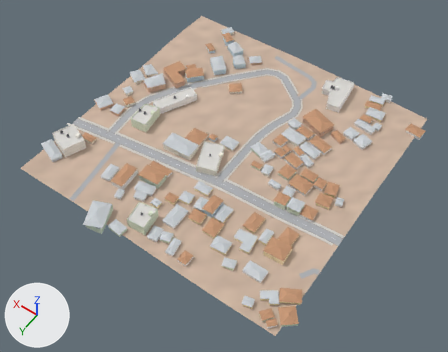
What one commit did to the glTF model city/hi/t_12_-3.glb.
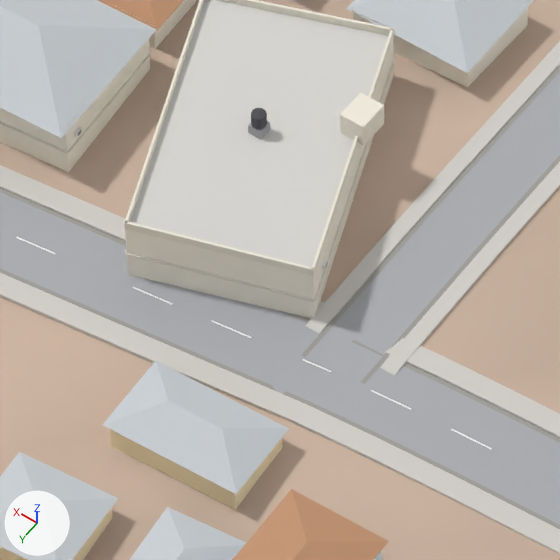
Old and new are each drawn whole from a camera (50 mm lens) standing at (2997.0, -344.0, 418.0) and looking at (3189.0, -614.0, -6.0) and again close up on the part from 41% to 54% of the width and 40% to 57% of the height. The lights are fixed; the arrows at lower left show +X, +Y and +Z. The last two pictures show the newer version. Vertices at exactly the same position are counted once.

In view in the first close-up: 'Buildings-col', 'Details', 'Roads-col', 'Sidewalks-col', 'Terrain-col'.
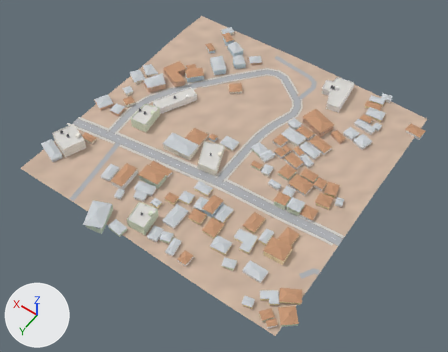
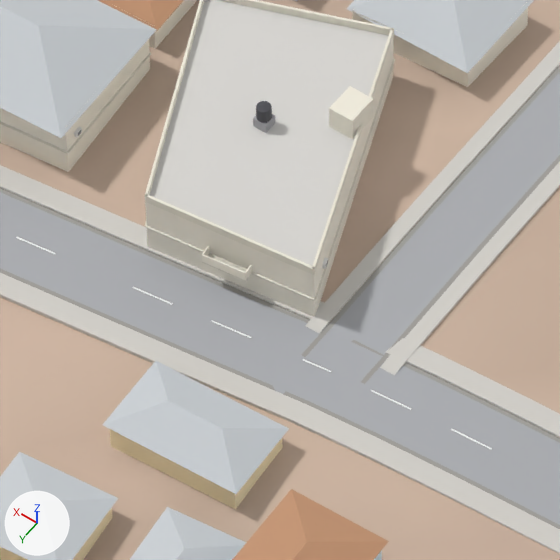
Location of each change, [x1, y1, x2, y2] in pixels of the close-ups (560 x 560 px; the box of a moved part takes in the faces that stretch with it):
```json
{"object": "Details", "change": "reshaped", "before": [0, 0, 395, 302], "after": [0, 0, 395, 301]}
{"part": 1, "of": "me_buildings_col", "change": "moved or reshaped", "before": [125, 0, 389, 317], "after": [145, 0, 389, 316]}
{"part": 2, "of": "me_details", "change": "moved or reshaped", "before": [340, 93, 384, 146], "after": [329, 86, 373, 139]}
{"part": 3, "of": "me_details", "change": "added", "after": [202, 246, 252, 282]}
{"part": 4, "of": "me_details", "change": "moved or reshaped", "before": [124, 0, 314, 302], "after": [145, 0, 328, 301]}
```

Edits to the scene script, one JSON object a line:
```json
{"block": "me_buildings_col", "where": "me_buildings_col.from_pydata(...)  # 1472 vertices, 1688 faces; spans x 3063.0..3332.0, y -772.0..-498.0, z 4.0..18.0"}
{"block": "me_buildings_col", "where": "# used by ob_buildings_col; location = (0.0, 0.0, 0.0)"}
{"block": "me_buildings_col", "change": "me_buildings_col part 1"}
{"op": "set", "path": "me_buildings_col.vertices[166].co", "old": "(3205.0, -595.0, 8.0)", "new": "(3205.0, -599.0, 8.0)"}
{"op": "set", "path": "me_buildings_col.vertices[167].co", "old": "(3205.0, -595.0, 15.0)", "new": "(3205.0, -599.0, 15.0)", "note": "pixel (125, 228) -> pixel (145, 201)"}
{"block": "me_details", "where": "# used by ob_details; location = (0.0, 0.0, 0.0)"}
{"op": "remove", "block": "me_details", "code": "me_details.from_pydata(...)  # 2930 vertices, 4726 faces; spans x 3065.0..3327.0, y -768.0..-500.0, z 6.0..20.0"}
{"op": "add", "block": "me_details", "code": "me_details.from_pydata(...)  # 2954 vertices, 4774 faces; spans x 3065.0..3327.0, y -768.0..-500.0, z 6.0..20.0"}
{"block": "me_details", "change": "me_details part 2: the loose piece of 8 vertices spanning x 3193.0..3196.0, y -618.0..-615.0, z 15.0..17.0 is moved by (1.0, 0.0, 0.0)"}
{"block": "me_details", "change": "me_details part 3: the loose piece of 24 vertices spanning x 3227.0..3232.0, y -601.0..-599.0, z 11.0..12.0 is copied, and the copy is moved by (-33.0, 1.0, 0.0); it spans x 3194.0..3199.0, y -600.0..-598.0, z 11.0..12.0"}
{"block": "me_details", "change": "me_details part 4: 22 vertices moved from x 3201.0..3205.0, y -612.0..-595.0, z 11.0..18.0 to x 3201.0..3205.0, y -612.0..-599.0, z 11.0..18.0; 14 vertices removed from x 3189.0..3202.0, y -612.0..-603.0, z 12.0..17.0; 14 vertices added at x 3189.0..3202.0, y -613.0..-604.0, z 12.0..17.0"}
{"block": "me_details", "change": "other edits to the shape of me_details do not show in these pictures"}
```
